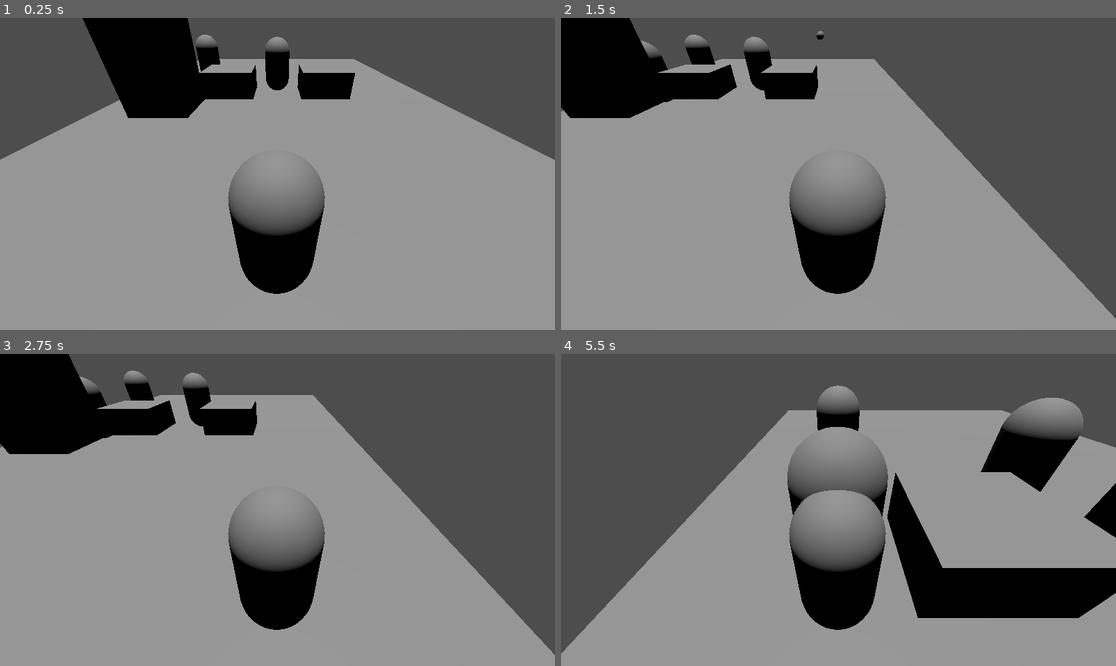
Above: before the commit, frames 1-4 (two rows, left to right).
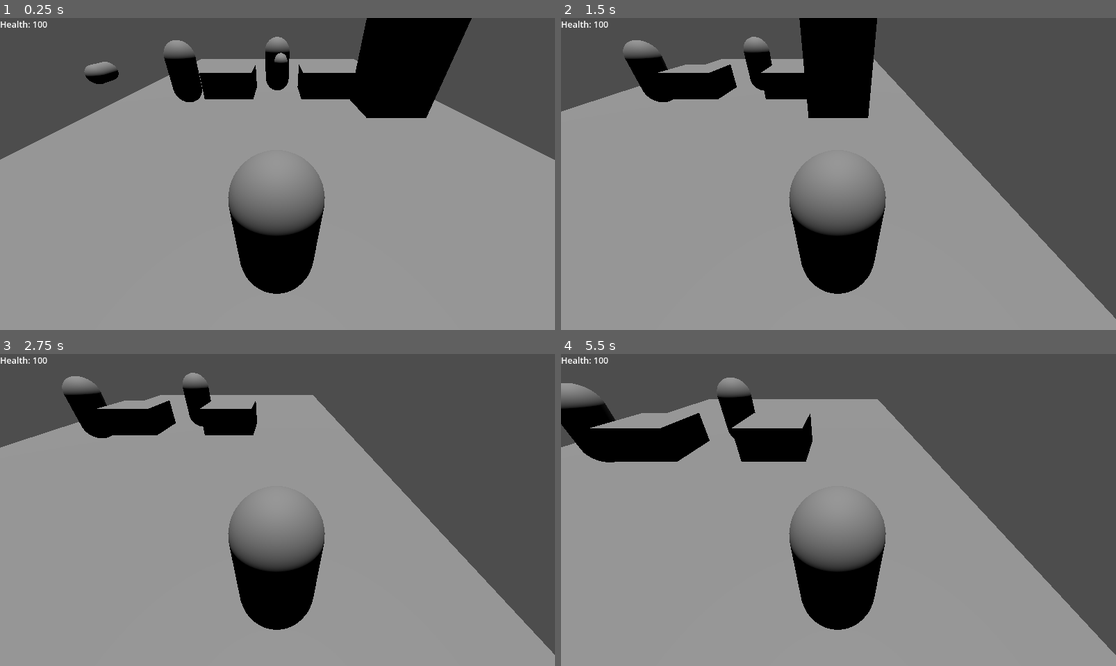
Above: after the commit, the same moments.

Repository: rknissi/2036-game
Game: Godot game, scene res://scenes/battle.tscn
Two runs of this game, one before a commit and one after it. Both use one fixed random seed, a clock stepped at 60 frames per second and the inputs below.
Inputs:
- Up to frame 1 (0.25 s): no input
- Up to frame 2 (1.5 s): tap Enter (shoot) at 0.5, 0.6, 1.35 s; hold D (right) 0.53-1.28 s; tap Space at 1.25 s; hold S (down) from 1.28 s (still down)
- Up to frame 3 (2.75 s): release S (down) at 2.03 s; hold D (right) from 2.03 s (still down); tap Enter (shoot) at 2.1 s
- Up to frame 4 (5.5 s): tap Enter (shoot) at 2.75, 2.85, 3.6, 4.35, 5.1 s; release D (right) at 2.78 s; hold W (up) 2.78-3.53 s; hold A (left) 3.53-5.03 s; tap Space at 5 s; hold S (down) from 5.03 s (still down)

The runs differ from the first frame. In frame 1, 10% of the frame differs, in the area x 0-85%, y 0-33%; in frame 2, 8.6%; in frame 3, 4.9%; in frame 4, 43%, in the area x 0-100%, y 0-97%.
Error before the commit: Invalid access to property or key 'health' on a base object of type 'StaticBody3D (battle.gd)'. (res://scripts/bulletEnemy.gd:27)

Commit message:
Added proper movement system and enemy shooting mechanics

Diff:
--- a/project.godot
+++ b/project.godot
@@ -14,6 +14,10 @@
 run/main_scene="uid://cem1ue3083fhk"
 config/features=PackedStringArray("4.4", "Forward Plus")
 config/icon="res://icon.svg"
+
+[autoload]
+
+GlobalMap="*res://scripts/globalMap.gd"
 
 [input]
 
--- a/scenes/battle.tscn
+++ b/scenes/battle.tscn
@@ -47,3 +47,27 @@
 [node name="Wall4" type="CollisionShape3D" parent="."]
 transform = Transform3D(-4.37114e-08, 0, 7.5, 0, 2, 0, -1, 0, -3.27835e-07, -2.5, 1.081, -12.5)
 shape = SubResource("BoxShape3D_ip7xm")
+
+[node name="gameOver" type="CanvasLayer" parent="."]
+visible = false
+
+[node name="background" type="ColorRect" parent="gameOver"]
+offset_right = 1153.0
+offset_bottom = 649.0
+color = Color(0.00131465, 8.22735e-07, 0.011296, 1)
+
+[node name="text" type="Label" parent="gameOver"]
+offset_right = 1152.0
+offset_bottom = 645.0
+theme_override_font_sizes/font_size = 42
+text = "Game Over"
+horizontal_alignment = 1
+vertical_alignment = 1
+
+[node name="health" type="CanvasLayer" parent="."]
+
+[node name="text" type="Label" parent="health"]
+offset_right = 1155.0
+offset_bottom = 642.0
+theme_override_font_sizes/font_size = 18
+text = "Health 100"
--- a/scripts/battle.gd
+++ b/scripts/battle.gd
@@ -6,69 +6,67 @@
 var pillarwall_scene = preload("res://scenes/pillarwall.tscn")  # Replace with your actual scene path
 var enemy_scene = preload("res://scenes/enemy.tscn")
 
-var time_elapsed = 0.0
-
-var enemyArray = []
-var enemyIdArray = []
-
+var enemyMap = {}
 
 func _ready():
+	var emitter = get_node("Player")
+	emitter.connect("game_over", self._on_game_over)
+
+	spawnEnemy(0, 4)
+	spawnEnemy(2, 5)
+
+	spawnSemiWall(1, 4)
+	spawnSemiWall(3, 4)
+	spawnPillarWall(4, 3)
+
 	call_deferred("post_ready")
-
-	var new_enemy = enemy_scene.instantiate()
-	add_child(new_enemy)
-	new_enemy.global_transform.origin = global_transform.origin + Vector3(-2.5, 0.60, -5.5)
-	new_enemy.scale = Vector3(0.60, 0.60, 0.60)
-
-	new_enemy = enemy_scene.instantiate()
-	add_child(new_enemy)
-	new_enemy.global_transform.origin = global_transform.origin + Vector3(-4.5, 0.60, -4.5)
-	new_enemy.scale = Vector3(0.60, 0.60, 0.60)
-
-	new_enemy = enemy_scene.instantiate()
-	add_child(new_enemy)
-	new_enemy.global_transform.origin = global_transform.origin + Vector3(-4.5, 0.60, -6.5)
-	new_enemy.scale = Vector3(0.60, 0.60, 0.60)
-
-
-	var new_child = semiwall_scene.instantiate()  # In Godot 3.x, use .instance()
-	new_child.global_transform.origin = global_transform.origin + Vector3(-3.5, 0.20, -4.5)
-	add_child(new_child)
-
-	new_child = semiwall_scene.instantiate()
-	new_child.global_transform.origin = global_transform.origin + Vector3(-1.5, 0.20, -4.5)
-	add_child(new_child)
-
-	var new_pillarWall = pillarwall_scene.instantiate()
-	new_pillarWall.global_transform.origin = global_transform.origin + Vector3(-4.5, 0.20, -3.5)
-	add_child(new_pillarWall)
 
 
 func post_ready():
 	var group_members = get_tree().get_nodes_in_group("enemyGroup")
 
 	for member in group_members:
-		print(member)
-		enemyArray.append(member)
-		enemyIdArray.append(member.id)
-		break
-
+		enemyMap[member.id] = member
 
 func shoot():
 	var b = bullet.instantiate()
 	b.position = $Player.position + Vector3(0, 0.3, -0.5)
 	add_child(b)
 
+func _on_game_over():
+	$health.visible = false
+	$gameOver.visible = true
+
 func _physics_process(delta):
+	$health/text.text = "Health: " + str($Player.health)
+
 	if Input.is_action_just_pressed("shoot"):
 		shoot()
 
-	time_elapsed += delta
-	if time_elapsed >= 3.0:
+func enemyShoot(id, dmg):
+	print("Enemy shoot!")
+	var enemy = enemyMap[id]
+	var enemyBullet = enemyBulletScene.instantiate()
+	enemyBullet.setDamage(dmg)
+	enemyBullet.position = enemy.get_parent().position + Vector3(0, 0.3, 0.5)
+	add_child(enemyBullet)
 
-		for enemy in enemyArray:
-			print(enemy)
-			var enemyBullet = enemyBulletScene.instantiate()
-			enemyBullet.position = enemy.get_parent().position + Vector3(0, 0.3, 0.5)
-			add_child(enemyBullet)
-			time_elapsed = 0.0  # Reset timer
+func spawnEnemy(x, z):
+	var new_enemy = enemy_scene.instantiate()
+	add_child(new_enemy)
+	new_enemy.get_node("Area3D").connect("enemyShoot", self.enemyShoot)
+	new_enemy.global_transform.origin = global_transform.origin + GlobalMap.target_positions[z][x] + Vector3(0, 0.4, 0)
+	GlobalMap.movePos("enemy" + str(new_enemy.get_node("Area3D").id), x, z)
+	new_enemy.scale = Vector3(0.60, 0.60, 0.60)
+
+func spawnSemiWall(x, z):
+	var new_child = semiwall_scene.instantiate()
+	new_child.global_transform.origin = global_transform.origin + GlobalMap.target_positions[z][x]
+	GlobalMap.movePos("semiWall" + str(new_child.id), x, z)
+	add_child(new_child)
+
+func spawnPillarWall(x, z):
+	var new_pillarWall = pillarwall_scene.instantiate()
+	new_pillarWall.global_transform.origin = global_transform.origin + GlobalMap.target_positions[z][x]
+	GlobalMap.movePos("pillarWall" + str(new_pillarWall.id), x, z)
+	add_child(new_pillarWall)
--- a/scripts/bulletEnemy.gd
+++ b/scripts/bulletEnemy.gd
@@ -1,15 +1,19 @@
 extends Area3D
 
-var bulletSpeed = 5
+var bulletSpeed = 50
 
 var accuracyY = randf_range(-0.1, 0.1)
 var accuracyX = randf_range(-0.1, 0.1)
 
-@export var weaponDamage = 10
+var weaponDamage = 50
+
 
 func _ready():
 	connect("body_entered", _on_body_entered)
 	connect("area_entered", _on_area_entered)
+
+func setDamage(dmg):
+	weaponDamage = dmg
 
 func _physics_process(delta):
 	var direction = $bulletCollision.global_transform.origin
@@ -24,7 +28,8 @@
 
 func _on_body_entered(body):
 	print("Enemy bullet entered in body")
-	body.health -= weaponDamage
+	if ("health" in body):
+		body.health -= weaponDamage
 	queue_free()
 
 func _on_area_entered(body):
--- a/scripts/enemy.gd
+++ b/scripts/enemy.gd
@@ -1,25 +1,40 @@
 extends Area3D
 
-signal enemyRemoved(id)
+var weaponDamage = 10
+var fireDelay = 0.2
+var health = 10
+var id = randi_range(0, 1000)
 
-var wallMaxHealth = 10
-var wallCurrenthealth = wallMaxHealth
-var id = randf_range(0, 1000)
+var time_elapsed = 0.0
 
+signal enemyShoot(id, dmg)
 
 func _ready():
 	connect("area_entered", _on_area_entered)
 	add_to_group("enemyGroup")
 
+func setWeaponDamage(dmg):
+	weaponDamage = dmg
+
+func setHealth(health):
+	health = health
+
+func setFireDelay(delay):
+	fireDelay = delay
+
+func _physics_process(delta):
+	time_elapsed += delta
+	if time_elapsed >= fireDelay:
+			time_elapsed = 0.0
+			emit_signal("enemyShoot", id, weaponDamage)
+
 func _on_area_entered(body):
-
 	if ("weaponDamage" in body) :
 		var damageReceived = body.weaponDamage
-		if (wallCurrenthealth > damageReceived):
-			wallCurrenthealth -= damageReceived
+		if (health > damageReceived):
+			health -= damageReceived
 		else:
 			var parent = get_parent().get_parent()
-			var pos = parent.enemyIdArray.find(id)
-			parent.enemyIdArray.remove_at(pos)
-			parent.enemyArray.remove_at(pos)
+			parent.enemyMap.erase(id)
+			GlobalMap.deletePos("enemy" + str(id))
 			queue_free()
--- /dev/null
+++ b/scripts/globalMap.gd
@@ -0,0 +1,120 @@
+extends Node
+
+var playerId = "player"
+
+var occupied = {}
+
+var minX = 0
+var maxX = 4
+
+var minZ = 0
+var maxZ = 9
+
+var minPlayerX = 0
+var maxPlayerX = 4
+var minPlayerZ = 0
+var maxPlayerZ = 4
+
+var minEnemyX = 0
+var maxEnemyX = 4
+var minEnemyZ = 5
+var maxEnemyZ = 9
+
+
+var target_positions = [
+	[
+		Vector3(-4.5, 0.200, -0.5),
+		Vector3(-3.5, 0.200, -0.5),
+		Vector3(-2.5, 0.200, -0.5),
+		Vector3(-1.5, 0.200, -0.5),
+		Vector3(-0.5, 0.200, -0.5)
+	],
+		[
+		Vector3(-4.5, 0.200, -1.5),
+		Vector3(-3.5, 0.200, -1.5),
+		Vector3(-2.5, 0.200, -1.5),
+		Vector3(-1.5, 0.200, -1.5),
+		Vector3(-0.5, 0.200, -1.5)
+	],
+			[
+		Vector3(-4.5, 0.200, -2.5),
+		Vector3(-3.5, 0.200, -2.5),
+		Vector3(-2.5, 0.200, -2.5),
+		Vector3(-1.5, 0.200, -2.5),
+		Vector3(-0.5, 0.200, -2.5)
+	],
+			[
+		Vector3(-4.5, 0.200, -3.5),
+		Vector3(-3.5, 0.200, -3.5),
+		Vector3(-2.5, 0.200, -3.5),
+		Vector3(-1.5, 0.200, -3.5),
+		Vector3(-0.5, 0.200, -3.5)
+	],
+			[
+		Vector3(-4.5, 0.200, -4.5),
+		Vector3(-3.5, 0.200, -4.5),
+		Vector3(-2.5, 0.200, -4.5),
+		Vector3(-1.5, 0.200, -4.5),
+		Vector3(-0.5, 0.200, -4.5)
+	],
+			[
+		Vector3(-4.5, 0.200, -5.5),
+		Vector3(-3.5, 0.200, -5.5),
+		Vector3(-2.5, 0.200, -5.5),
+		Vector3(-1.5, 0.200, -5.5),
+		Vector3(-0.5, 0.200, -5.5)
+	],
+			[
+		Vector3(-4.5, 0.200, -6.5),
+		Vector3(-3.5, 0.200, -6.5),
+		Vector3(-2.5, 0.200, -6.5),
+		Vector3(-1.5, 0.200, -6.5),
+		Vector3(-0.5, 0.200, -6.5)
+	],
+			[
+		Vector3(-4.5, 0.200, -7.5),
+		Vector3(-3.5, 0.200, -7.5),
+		Vector3(-2.5, 0.200, -7.5),
+		Vector3(-1.5, 0.200, -7.5),
+		Vector3(-0.5, 0.200, -7.5)
+	],
+			[
+		Vector3(-4.5, 0.200, -8.5),
+		Vector3(-3.5, 0.200, -8.5),
+		Vector3(-2.5, 0.200, -8.5),
+		Vector3(-1.5, 0.200, -8.5),
+		Vector3(-0.5, 0.200, -8.5)
+	],
+			[
+		Vector3(-4.5, 0.200, -9.5),
+		Vector3(-3.5, 0.200, -9.5),
+		Vector3(-2.5, 0.200, -9.5),
+		Vector3(-1.5, 0.200, -9.5),
+		Vector3(-0.5, 0.200, -9.5)
+	],
+ ]
+
+func checkPos(id, x, z):
+	for value in occupied.values():
+		if value[0] == x and value[1] == z:
+			return false
+	if id == playerId:
+		if x >= minPlayerX and x <= maxPlayerX and z >= minPlayerZ and z <= maxPlayerZ:
+			return true
+	elif id.contains("enemy"):
+		if x >= minEnemyX and x <= maxEnemyX and z >= minEnemyZ and z <= maxEnemyZ:
+			return true
+	else:
+		return true
+
+func movePos(id, x, z):
+	if checkPos(id, x, z):
+		occupied[id] = [x, z]
+		return true
+	return false
+
+func deletePos(id):
+	if id in occupied:
+		occupied.erase(id)
+		return true
+	return false
--- a/scripts/move.gd
+++ b/scripts/move.gd
@@ -1,119 +1,56 @@
 extends CharacterBody3D
 
-#@export var bullet : PackedScene
-
-# How fast the player moves in meters per second.
 @export var speed = 8
-# The downward acceleration when in the air, in meters per second squared.
 @export var fall_acceleration = 100
+signal game_over
 
 var movementDelay = 0.1
 var movementTimeElapsed = 0.0
-
-var target_positions = [
-	[
-		Vector3(-4.5, 0.200, -0.5),
-		Vector3(-3.5, 0.200, -0.5),
-		Vector3(-2.5, 0.200, -0.5),
-		Vector3(-1.5, 0.200, -0.5),
-		Vector3(-0.5, 0.200, -0.5)
-	],
-		[
-		Vector3(-4.5, 0.200, -1.5),
-		Vector3(-3.5, 0.200, -1.5),
-		Vector3(-2.5, 0.200, -1.5),
-		Vector3(-1.5, 0.200, -1.5),
-		Vector3(-0.5, 0.200, -1.5)
-	],
-			[
-		Vector3(-4.5, 0.200, -2.5),
-		Vector3(-3.5, 0.200, -2.5),
-		Vector3(-2.5, 0.200, -2.5),
-		Vector3(-1.5, 0.200, -2.5),
-		Vector3(-0.5, 0.200, -2.5)
-	],
-			[
-		Vector3(-4.5, 0.200, -3.5),
-		Vector3(-3.5, 0.200, -3.5),
-		Vector3(-2.5, 0.200, -3.5),
-		Vector3(-1.5, 0.200, -3.5),
-		Vector3(-0.5, 0.200, -3.5)
-	],
-			[
-		Vector3(-4.5, 0.200, -4.5),
-		Vector3(-3.5, 0.200, -4.5),
-		Vector3(-2.5, 0.200, -4.5),
-		Vector3(-1.5, 0.200, -4.5),
-		Vector3(-0.5, 0.200, -4.5)
-	],
-			[
-		Vector3(-4.5, 0.200, -5.5),
-		Vector3(-3.5, 0.200, -5.5),
-		Vector3(-2.5, 0.200, -5.5),
-		Vector3(-1.5, 0.200, -5.5),
-		Vector3(-0.5, 0.200, -5.5)
-	],
-			[
-		Vector3(-4.5, 0.200, -6.5),
-		Vector3(-3.5, 0.200, -6.5),
-		Vector3(-2.5, 0.200, -6.5),
-		Vector3(-1.5, 0.200, -6.5),
-		Vector3(-0.5, 0.200, -6.5)
-	],
-			[
-		Vector3(-4.5, 0.200, -7.5),
-		Vector3(-3.5, 0.200, -7.5),
-		Vector3(-2.5, 0.200, -7.5),
-		Vector3(-1.5, 0.200, -7.5),
-		Vector3(-0.5, 0.200, -7.5)
-	],
-			[
-		Vector3(-4.5, 0.200, -8.5),
-		Vector3(-3.5, 0.200, -8.5),
-		Vector3(-2.5, 0.200, -8.5),
-		Vector3(-1.5, 0.200, -8.5),
-		Vector3(-0.5, 0.200, -8.5)
-	],
-			[
-		Vector3(-4.5, 0.200, -9.5),
-		Vector3(-3.5, 0.200, -9.5),
-		Vector3(-2.5, 0.200, -9.5),
-		Vector3(-1.5, 0.200, -9.5),
-		Vector3(-0.5, 0.200, -9.5)
-	],
- ]
 
 var current_target_line = 0
 var current_target_column = 2
 
 var target_velocity = Vector3.ZERO
-
-var health = 20
+var id = GlobalMap.playerId
+var health = 100
 
 func _physics_process(delta):
 
+	var oldColumn = current_target_column
+	var oldLine = current_target_line
 	if health <= 0:
-		queue_free()
+		emit_signal("game_over")
 
 	movementTimeElapsed += delta
 
-	if Input.is_action_pressed("right") && current_target_column < 4 && movementTimeElapsed >= movementDelay:
+	if Input.is_action_pressed("right") && current_target_column < GlobalMap.maxX && movementTimeElapsed >= movementDelay:
 		current_target_column += 1
 		movementTimeElapsed = 0.0
-	if Input.is_action_pressed("left") && current_target_column > 0 && movementTimeElapsed >= movementDelay:
+	if Input.is_action_pressed("left") && current_target_column > GlobalMap.minX && movementTimeElapsed >= movementDelay:
 		current_target_column -= 1
 		movementTimeElapsed = 0.0
-	if Input.is_action_pressed("down") && current_target_line > 0 && movementTimeElapsed >= movementDelay:
+	if Input.is_action_pressed("down") && current_target_line > GlobalMap.minZ && movementTimeElapsed >= movementDelay:
 		current_target_line -= 1
 		movementTimeElapsed = 0.0
-	if Input.is_action_pressed("up") && current_target_line < 9 && movementTimeElapsed >= movementDelay:
+	if Input.is_action_pressed("up") && current_target_line < GlobalMap.maxZ && movementTimeElapsed >= movementDelay:
 		current_target_line += 1
 		movementTimeElapsed = 0.0
 
+	if GlobalMap.movePos(id, current_target_column, current_target_line):
+		if current_target_line < GlobalMap.target_positions.size() && current_target_column < GlobalMap.target_positions[current_target_line].size():
+			var target = GlobalMap.target_positions[current_target_line][current_target_column]
+			var direction = (target - $PlayerPivot.global_transform.origin).normalized()
 
-	if current_target_line < target_positions.size() && current_target_column < target_positions[current_target_line].size():
-		var target = target_positions[current_target_line][current_target_column]
+			velocity = direction * speed
+			move_and_slide()
+	elif velocity != Vector3.ZERO:
+		var target = GlobalMap.target_positions[oldLine][oldColumn]
 		var direction = (target - $PlayerPivot.global_transform.origin).normalized()
 
 		velocity = direction * speed
+		current_target_column = oldColumn
+		current_target_line = oldLine
 		move_and_slide()
+	else:
+		current_target_column = oldColumn
+		current_target_line = oldLine
--- a/scripts/pillarwall.gd
+++ b/scripts/pillarwall.gd
@@ -2,6 +2,7 @@
 
 var wallMaxHealth = 10
 var wallCurrenthealth = wallMaxHealth
+var id = randi_range(0, 1000)
 
 func _ready():
 	connect("area_entered", _on_area_entered)
@@ -13,4 +14,5 @@
 		if (wallCurrenthealth > damageReceived):
 			wallCurrenthealth -= damageReceived
 		else:
+			GlobalMap.deletePos("pillarWall" + str(id))
 			queue_free()
--- a/scripts/semiwall.gd
+++ b/scripts/semiwall.gd
@@ -2,6 +2,7 @@
 
 var wallMaxHealth = 10
 var wallCurrenthealth = wallMaxHealth
+var id = randi_range(0, 1000)
 
 func _ready():
 	connect("area_entered", _on_area_entered)
@@ -13,4 +14,5 @@
 		if (wallCurrenthealth > damageReceived):
 			wallCurrenthealth -= damageReceived
 		else:
+			GlobalMap.deletePos("semiWall" + str(id))
 			queue_free()
